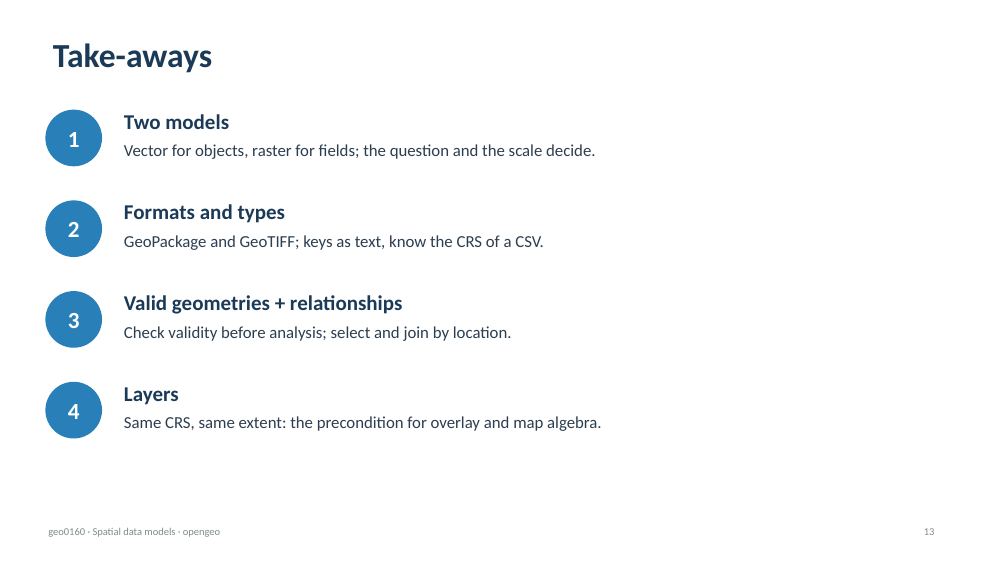
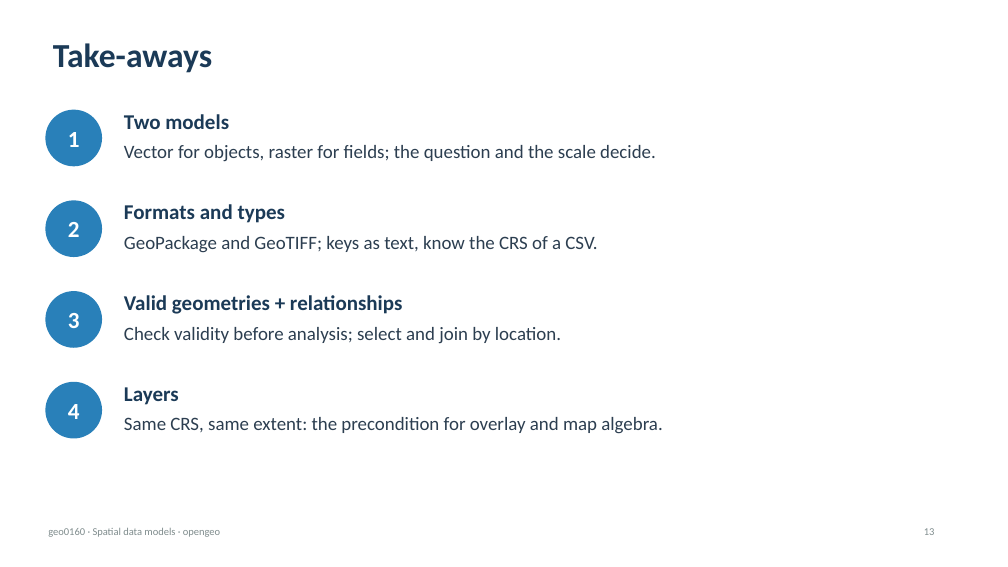
Before and after one commit to EOLab-HSRW/ee8136-ws2026, a slide deck: slide 13 of s02_2026-10-13/geo0160_Data_Models_Formats.pptx. Drawn at 1008x567 pixels with LibreOffice and Linux fonts; fonts in the diff are those of the drawing; background and template pictures are left out. Boxes give left, top, right and bottom in pixels: in the first picture for what was removed or moved away, otherwise in the second. Text is boxed around its words. In the diff, an @@ line names an element or a change of style, - is before the commit and + after.

```diff
--- a/s02_2026-10-13/geo0160_Data_Models_Formats.pptx
+++ b/s02_2026-10-13/geo0160_Data_Models_Formats.pptx
@@ size 16 to 18 pt in 4 elements at (124,145,656,162), (124,236,597,253), (124,327,561,344), (124,417,662,434) @@
```
Also in this commit, not shown: 12 other slides changed.
